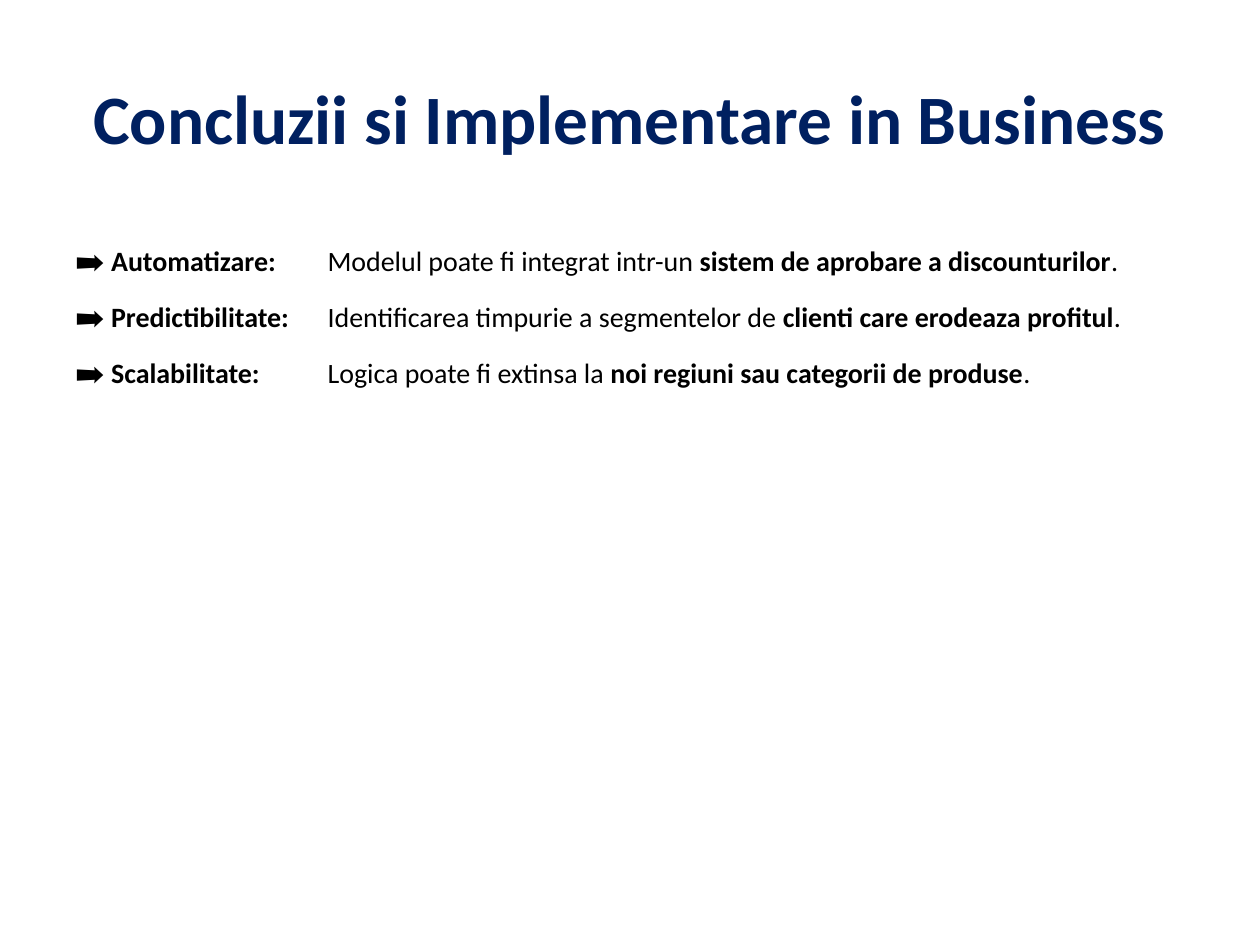
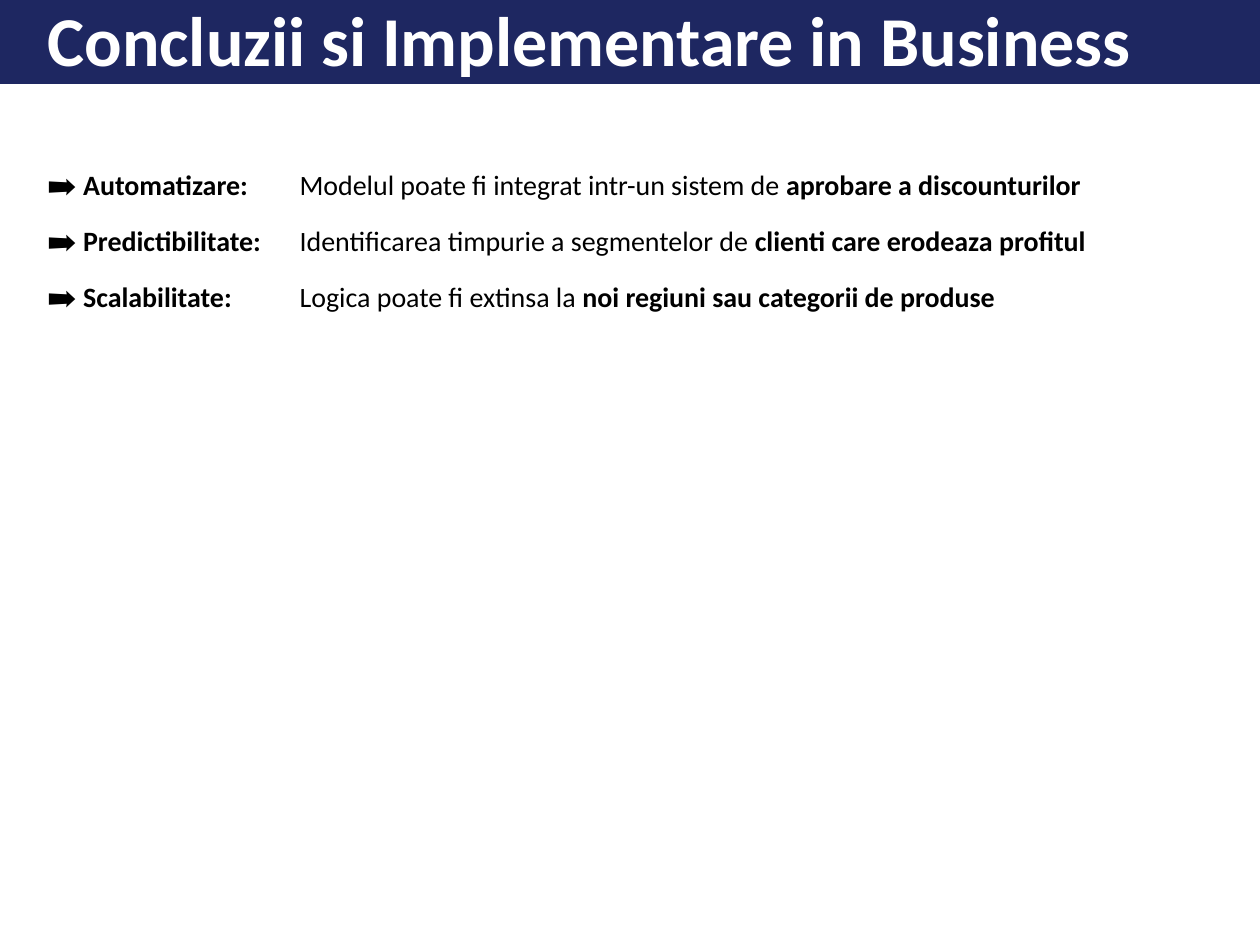
Before and after one commit to datiaxe/transactions_profit_prediction, a slide deck: slide 13 of reports/Profit_Prediction_Engine .pptx. Drawn at 1260x945 pixels with LibreOffice and Linux fonts; fonts in the diff are those of the drawing. Boxes give left, top, right and bottom in pixels: in the first picture for what was removed or moved away, otherwise in the second. Text is boxed around its words. In the diff, an @@ line names an element or a change of style, - is before the commit and + after.

```diff
--- a/reports/Profit_Prediction_Engine .pptx
+++ b/reports/Profit_Prediction_Engine .pptx
@@ rectangle added at box(0, 0, 1260, 83), fill #1E2761, outline #1E2761 1 pt @@
@@ text "Concluzii si Implementare in Business": place and size @@
-text "Concluzii si Implementare in Business" at box(93, 95, 1166, 155)
+text "Concluzii si Implementare in Business" at box(48, 17, 1130, 77)
@@ text "Concluzii si Implementare in Business" at box(48, 17, 1130, 77): size 39.6 to 40 pt, text colour #002060 to #FFFFFF; alignment centre to left @@
@@ text at box(48, 175, 1086, 312): text changed @@
-➡️ Automatizare: Modelul poate fi integrat intr-un sistem de aprobare a discounturilor.
-➡️ Predictibilitate: Identificarea timpurie a segmentelor de clienti care erodeaza profitul.
-➡️ Scalabilitate: Logica poate fi extinsa la noi regiuni sau categorii de produse.
+➡️ Automatizare: Modelul poate fi integrat intr-un sistem de aprobare a discounturilor
+➡️ Predictibilitate: Identificarea timpurie a segmentelor de clienti care erodeaza profitul
+➡️ Scalabilitate: Logica poate fi extinsa la noi regiuni sau categorii de produse
```
Also in this commit, not shown: 12 other slides changed, 6 other files.
